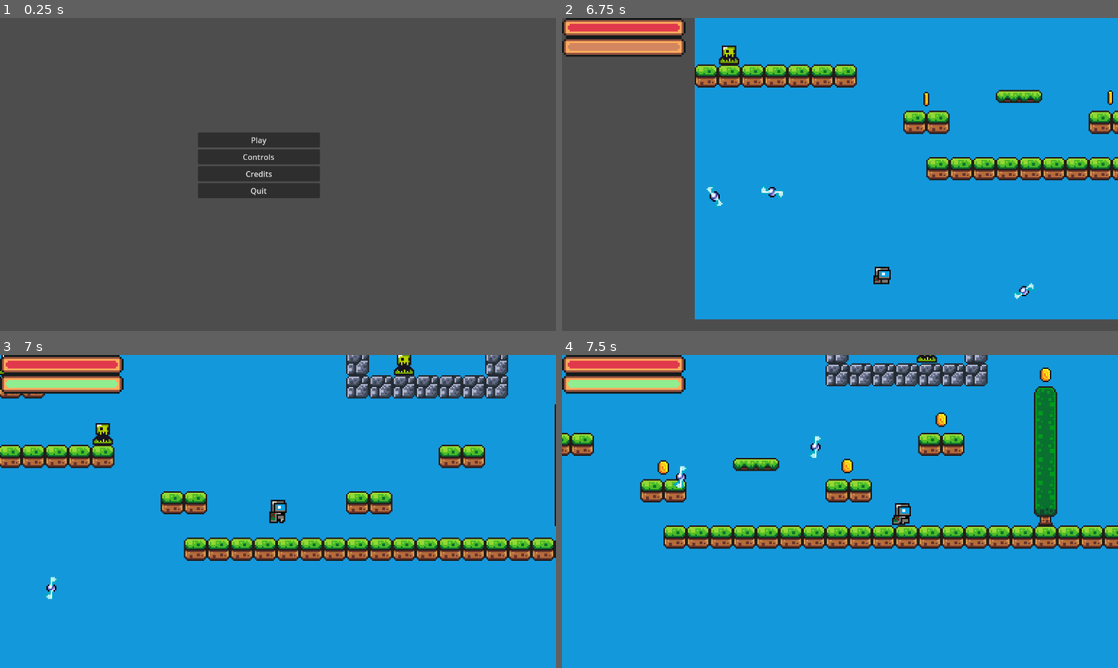
Above: before the commit, frames 1-4 (two rows, left to right).
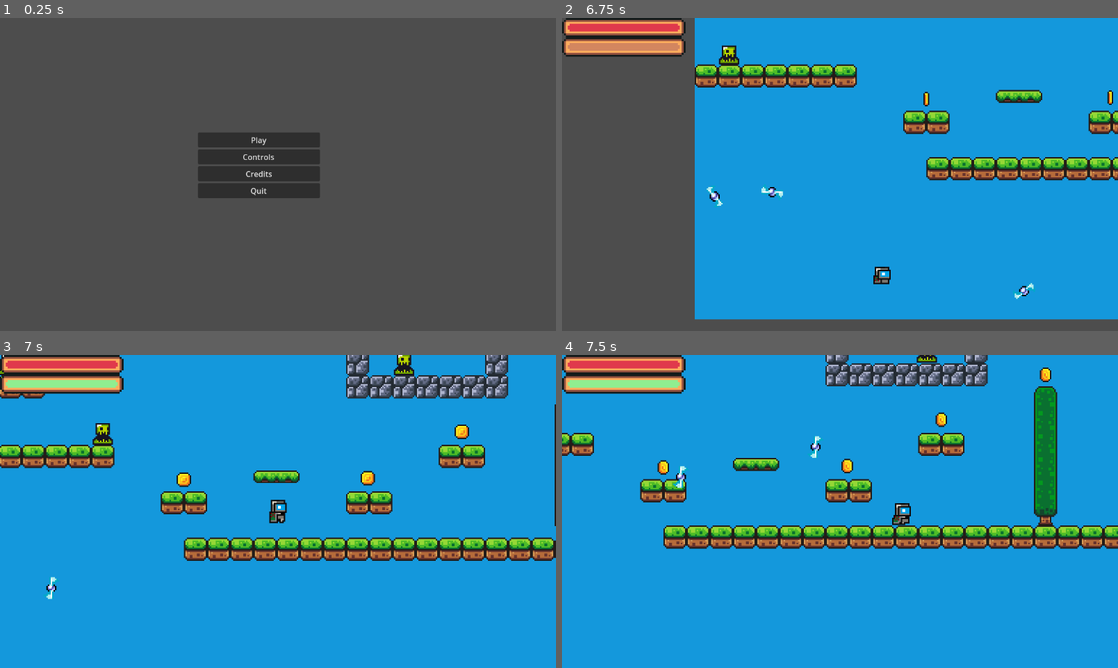
Above: after the commit, the same moments.

Repository: Nikman800/Lab_4_Game
Game: Godot game, scene res://scenes/mainmenu.tscn
The game is run twice, just before and just after one commit, with the same random seed, the same clock (stepped at 60 frames per second) and the same inputs.
Inputs:
- Up to frame 1 (0.25 s): no input
- Up to frame 2 (6.75 s): click "Play" at 0.5 s; hold Z (dash) 1.28-2.03 s; hold Right (move_right) 1.28-2.78 s; tap Space (jump) at 1.52, 2.27, 3.77, 4.52, 5.27 s; tap X (attack, bound only after the commit) at 1.55, 2.1, 3.05, 3.6, 4.55, 5.1, 6.05, 6.6 s; tap Z (dash) at 2.3, 3.8, 5.3 s; hold Z (dash) 2.78-3.53 s; hold Left (move_left) 2.78-5.03 s; hold Z (dash) 4.28-5.03 s; hold Right (move_right) from 5.03 s (still down); hold Z (dash) 5.78-6.53 s
- Up to frame 3 (7 s): keep holding Right (move_right); tap Space (jump) at 6.77 s; tap Z (dash) at 6.8 s
- Up to frame 4 (7.5 s): keep holding Right (move_right); hold Z (dash) from 7.28 s (still down)

Frames 1-2 are identical in both runs. In frame 3, 0.7% of the frame differs, in the area x 31-85%, y 22-43%; in frame 4, nothing differs.

Commit message:
Updated Kreepboss

Diff:
--- a/project.godot
+++ b/project.godot
@@ -58,6 +58,13 @@
 dash={
 "deadzone": 0.5,
 "events": [Object(InputEventKey,"resource_local_to_scene":false,"resource_name":"","device":-1,"window_id":0,"alt_pressed":false,"shift_pressed":false,"ctrl_pressed":false,"meta_pressed":false,"pressed":false,"keycode":0,"physical_keycode":90,"key_label":0,"unicode":122,"echo":false,"script":null)
+, Object(InputEventMouseButton,"resource_local_to_scene":false,"resource_name":"","device":-1,"window_id":0,"alt_pressed":false,"shift_pressed":false,"ctrl_pressed":false,"meta_pressed":false,"button_mask":1,"position":Vector2(117, 17),"global_position":Vector2(121, 58),"factor":1.0,"button_index":1,"canceled":false,"pressed":true,"double_click":false,"script":null)
+]
+}
+attack={
+"deadzone": 0.5,
+"events": [Object(InputEventKey,"resource_local_to_scene":false,"resource_name":"","device":-1,"window_id":0,"alt_pressed":false,"shift_pressed":false,"ctrl_pressed":false,"meta_pressed":false,"pressed":false,"keycode":0,"physical_keycode":88,"key_label":0,"unicode":120,"echo":false,"script":null)
+, Object(InputEventMouseButton,"resource_local_to_scene":false,"resource_name":"","device":-1,"window_id":0,"alt_pressed":false,"shift_pressed":false,"ctrl_pressed":false,"meta_pressed":false,"button_mask":2,"position":Vector2(130, 18),"global_position":Vector2(134, 59),"factor":1.0,"button_index":2,"canceled":false,"pressed":true,"double_click":false,"script":null)
 ]
 }
 
--- a/scenes/bullet1.tscn
+++ b/scenes/bullet1.tscn
@@ -55,6 +55,8 @@
 shape = SubResource("CircleShape2D_4drtd")
 
 [node name="Timer" type="Timer" parent="."]
+wait_time = 5.0
+autostart = true
 
 [connection signal="body_entered" from="." to="." method="_on_body_entered"]
 [connection signal="timeout" from="Timer" to="." method="_on_timer_timeout"]
--- a/scenes/bullet2.tscn
+++ b/scenes/bullet2.tscn
@@ -57,6 +57,8 @@
 shape = SubResource("CircleShape2D_4drtd")
 
 [node name="Timer" type="Timer" parent="."]
+wait_time = 5.0
+autostart = true
 
 [connection signal="body_entered" from="." to="." method="_on_body_entered"]
 [connection signal="timeout" from="Timer" to="." method="_on_timer_timeout"]
--- a/scenes/bullet3.tscn
+++ b/scenes/bullet3.tscn
@@ -57,6 +57,8 @@
 shape = SubResource("CircleShape2D_4drtd")
 
 [node name="Timer" type="Timer" parent="."]
+wait_time = 5.0
+autostart = true
 
 [connection signal="body_entered" from="." to="." method="_on_body_entered"]
 [connection signal="timeout" from="Timer" to="." method="_on_timer_timeout"]
--- a/scenes/kreepboss.tscn
+++ b/scenes/kreepboss.tscn
@@ -112,10 +112,10 @@
 shape = SubResource("RectangleShape2D_ikcpy")
 
 [node name="Bullet1Timer" type="Timer" parent="."]
-wait_time = 5.0
+wait_time = 3.0
 
 [node name="Bullet2Timer" type="Timer" parent="."]
-wait_time = 3.0
+wait_time = 4.0
 
 [node name="Bullet3Timer" type="Timer" parent="."]
 wait_time = 5.0
--- a/scenes/player.tscn
+++ b/scenes/player.tscn
@@ -1,8 +1,12 @@
-[gd_scene load_steps=26 format=3 uid="uid://buqsspxla075q"]
+[gd_scene load_steps=27 format=3 uid="uid://buqsspxla075q"]
 
 [ext_resource type="Texture2D" uid="uid://dnnl27cqqme16" path="res://assets/sprites/knight.png" id="1_uba7i"]
 [ext_resource type="Script" path="res://scripts/player.gd" id="1_y1dtk"]
 
+[sub_resource type="AtlasTexture" id="AtlasTexture_40y1l"]
+atlas = ExtResource("1_uba7i")
+region = Rect2(96, 160, 32, 32)
+
 [sub_resource type="AtlasTexture" id="AtlasTexture_a0rui"]
 atlas = ExtResource("1_uba7i")
 region = Rect2(0, 0, 32, 32)
@@ -91,6 +95,14 @@
 animations = [{
 "frames": [{
 "duration": 1.0,
+"texture": SubResource("AtlasTexture_40y1l")
+}],
+"loop": true,
+"name": &"attack",
+"speed": 10.0
+}, {
+"frames": [{
+"duration": 1.0,
 "texture": SubResource("AtlasTexture_a0rui")
 }, {
 "duration": 1.0,
@@ -112,7 +124,7 @@
 }],
 "loop": true,
 "name": &"jump",
-"speed": 5.0
+"speed": 10.0
 }, {
 "frames": [{
 "duration": 1.0,
@@ -178,7 +190,7 @@
 [node name="AnimatedSprite2D" type="AnimatedSprite2D" parent="."]
 position = Vector2(0, -12)
 sprite_frames = SubResource("SpriteFrames_mtp0f")
-animation = &"run"
+animation = &"attack"
 autoplay = "idle"
 
 [node name="CollisionShape2D" type="CollisionShape2D" parent="."]
--- a/scripts/bullet3.gd
+++ b/scripts/bullet3.gd
@@ -1,6 +1,6 @@
 extends Area2D
 
-var speed : int = 150
+var speed : int = 75
 var direction : Vector2
 var player
 
--- a/scripts/kreepboss.gd
+++ b/scripts/kreepboss.gd
@@ -145,26 +145,30 @@
 	move_and_slide()
 
 	#Implement Shooting logic
+
+	var offset = Vector2(0, -15).rotated(rotation)
+
 	#Bullet 1
-	if position.distance_to(player.position) <= shooting_distance and can_shoot1:
-		bullet_direction = (player.position - position).normalized()
+	if position.distance_to(player.position + offset) <= shooting_distance and can_shoot1:
+		bullet_direction = ((player.position + offset) - position).normalized()
 		bullet_1_timer.start()
 		#can_shoot = false
-		shoot_at_player(self.position, bullet_direction)
+		shoot_at_player(self.position + offset, bullet_direction)
 
 	#Bullet 2
-	if position.distance_to(player.position) <= shooting_distance and can_shoot2:
+	if position.distance_to(player.position + offset) <= shooting_distance and can_shoot2:
 		bullet_direction = velocity.normalized()
 		bullet_2_timer.start()
-		shoot_at_player2(self.position, bullet_direction)
+		shoot_at_player2(self.position + offset, bullet_direction)
 
 
 	#Bullet 3
-	if position.distance_to(player.position) <= shooting_distance and can_shoot3:
-		bullet_direction = (player.position - position).normalized()
+	if position.distance_to(player.position + offset) <= shooting_distance and can_shoot3:
+
+		bullet_direction = (player.position - (position + offset)).normalized()
 		bullet_3_timer.start()
 		#can_shoot = false
-		shoot_at_player3(self.position, bullet_direction)
+		shoot_at_player3(self.position + offset, bullet_direction)
 
 
 	# Store the previous state to detect changes
--- a/scripts/player.gd
+++ b/scripts/player.gd
@@ -87,7 +87,7 @@
 		move_and_collide(motion)
 
 		# Allow player to influence trajectory
-		var input_direction = Input.get_vector("move_left", "move_right", "move_up", "move_down")
+		var input_direction = Input.get_vector("move_left", "movea_right", "move_up", "move_down")
 		if input_direction != Vector2.ZERO:
 			dash_direction = dash_direction.lerp(input_direction.normalized(), 0.2)
 
@@ -106,6 +106,9 @@
 	if abs(current_boost - previous_boost) >= 0.1:  # Adjust the threshold as needed
 		dashChanged.emit(current_boost)
 		#print(current_boost)
+
+	#if Input.is_action_pressed("attack"):
+
 
 	# Get the input direction: -1, 0, 1
 	var direction = Input.get_axis("move_left", "move_right")
